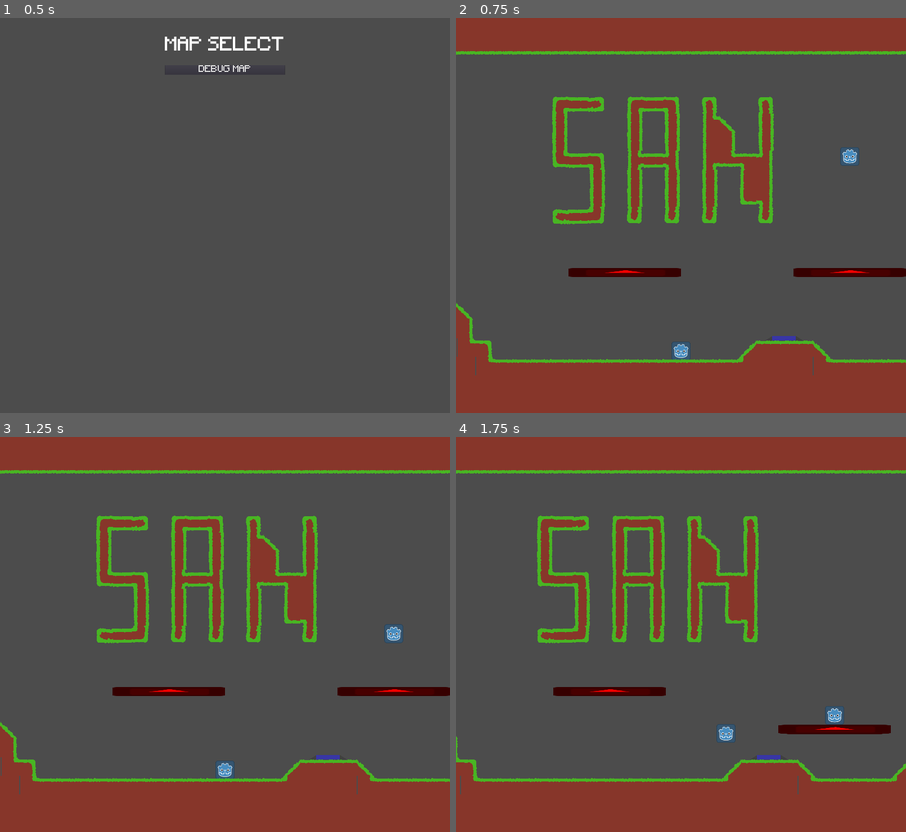
Above: before the commit, frames 1-4 (two rows, left to right).
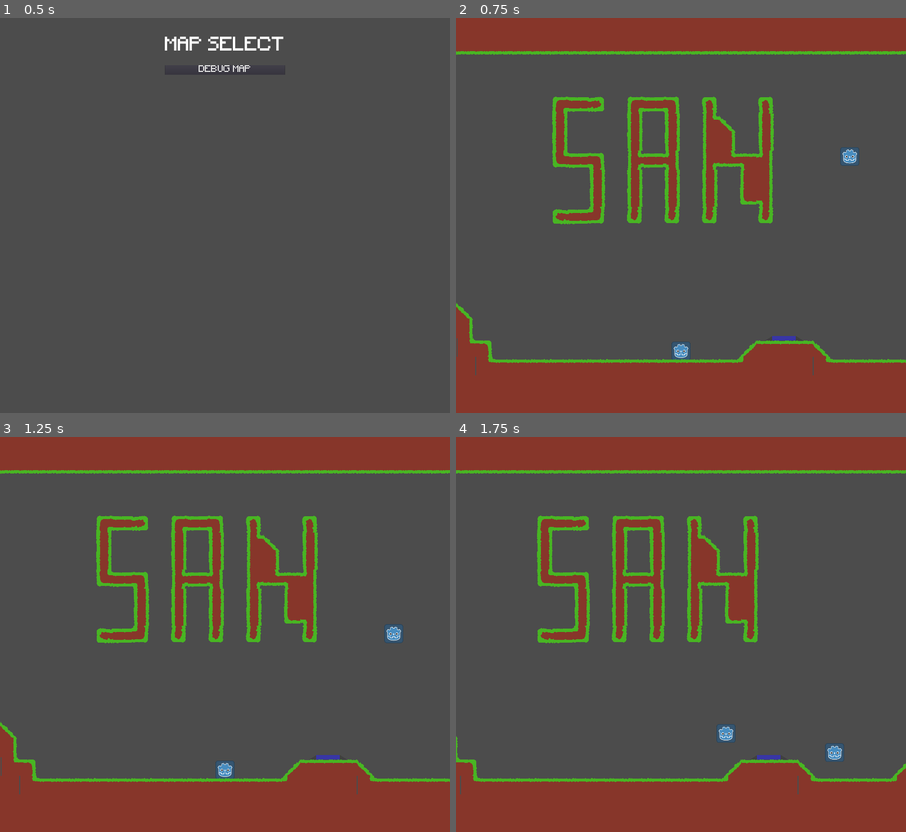
Above: after the commit, the same moments.

Repository: digitalphoton/gamejam_2020.11
Game: Godot game, scene res://Main.tscn
Two runs of this game, one before a commit and one after it. Both use one fixed random seed, a clock stepped at 60 frames per second and the inputs below. The engine's default icon, where the game draws it, is replaced by a stand-in: a white triangle on a blue panel in a dark square.
Inputs:
- Up to frame 1 (0.5 s): no input
- Up to frame 2 (0.75 s): click "DEBUG MAP" at 0.5 s
- Up to frame 3 (1.25 s): no input
- Up to frame 4 (1.75 s): hold Right (Right) from 1.28 s (still down); hold E (Pickup) from 1.28 s (still down); tap Space (Jump) at 1.52 s

Frame 1 is identical in both runs. In frame 2, 1.1% of the frame differs, in the area x 25-100%, y 63-66%; in frame 3, 1.1%; in frame 4, 1.6%, in the area x 21-97%, y 63-83%.

Commit message:
Fixed door signals and removed new pulley system failure

Diff:
--- a/Maps/DebugMap.tscn
+++ b/Maps/DebugMap.tscn
@@ -11,7 +11,6 @@
 [ext_resource path="res://Map Components/Pit.tscn" type="PackedScene" id=9]
 [ext_resource path="res://Map Components/Button/Button.tscn" type="PackedScene" id=10]
 [ext_resource path="res://Map Components/Key.tscn" type="PackedScene" id=11]
-[ext_resource path="res://Map Components/Pulley/New_Pulley.tscn" type="PackedScene" id=12]
 
 [sub_resource type="ConvexPolygonShape2D" id=1]
 points = PoolVector2Array( 64, 64, 64, 64, 256, 64, 256, 192, 192, 192, 192, 256, 64, 256, 64, 64, 64, 64 )
@@ -506,16 +505,6 @@
 extents = Vector2( 2368, 701.373 )
 
 [sub_resource type="GDScript" id=56]
-script/source = "#Pit.gd
-#The most complicated of scripts, surpasses the complexity of a neural network
-extends Node2D
-
-func _on_Area2D_body_entered(body):
-	if body.is_in_group(\"Player\"):
-		body.kill()
-"
-
-[sub_resource type="GDScript" id=57]
 script/source = "extends RigidBody2D
 
 #Variáveis exportadas
@@ -629,6 +618,16 @@
 				#Usa a chave
 				emit_signal(\"unlock\")
 				self.queue_free()
+"
+
+[sub_resource type="GDScript" id=59]
+script/source = "#Pit.gd
+#The most complicated of scripts, surpasses the complexity of a neural network
+extends Node2D
+
+func _on_Area2D_body_entered(body):
+	if body.is_in_group(\"Player\"):
+		body.kill()
 "
 
 [sub_resource type="GDScript" id=60]
@@ -735,39 +734,31 @@
 
 [node name="Door" parent="." instance=ExtResource( 6 )]
 position = Vector2( 3072, 4224 )
-script = SubResource( 57 )
+script = SubResource( 56 )
 
 [node name="Button" parent="." instance=ExtResource( 10 )]
 position = Vector2( 10368, 9216 )
-script = SubResource( 58 )
+script = SubResource( 57 )
 
 [node name="Key" parent="." instance=ExtResource( 11 )]
 position = Vector2( 1408, 9344 )
-script = SubResource( 59 )
+script = SubResource( 58 )
 target_path = NodePath("../Door2")
-
-[node name="Button" parent="Door" index="1"]
-position = Vector2( 8881.26, 9469.58 )
 
 [node name="Pit" parent="." instance=ExtResource( 9 )]
 position = Vector2( 1536, 4480 )
-script = SubResource( 56 )
-
-[node name="CollisionShape2D" parent="Pit/Area2D" index="0"]
-position = Vector2( 0, 128 )
+script = SubResource( 59 )
+
 [node name="Door2" parent="." instance=ExtResource( 6 )]
 position = Vector2( 4480, 9344 )
 script = SubResource( 60 )
-
-[node name="Node2D" parent="." instance=ExtResource( 12 )]
-position = Vector2( 9728, 8320 )
 [connection signal="body_entered" from="Pulley/platform1/Area2Dplat1" to="Pulley" method="_on_Area2Dplat1_body_entered"]
 [connection signal="body_exited" from="Pulley/platform1/Area2Dplat1" to="Pulley" method="_on_Area2Dplat1_body_exited"]
 [connection signal="body_entered" from="Pulley/platform2/Area2Dplat2" to="Pulley" method="_on_Area2Dplat2_body_entered"]
 [connection signal="body_exited" from="Pulley/platform2/Area2Dplat2" to="Pulley" method="_on_Area2Dplat2_body_exited"]
 [connection signal="body_entered" from="Pulley/Limiter" to="Pulley" method="_on_Limiter_body_entered"]
 [connection signal="body_exited" from="Pulley/Limiter" to="Pulley" method="_on_Limiter_body_exited"]
-
-
+[connection signal="button_Trigger" from="Button" to="Door" method="_on_Button_button_Trigger"]
+[connection signal="unlock" from="Key" to="Door2" method="_on_Key_unlock"]
 
 [editable path="Door"]
Not shown: 3 places in Maps/DebugMap.tscn that only renumber resources
